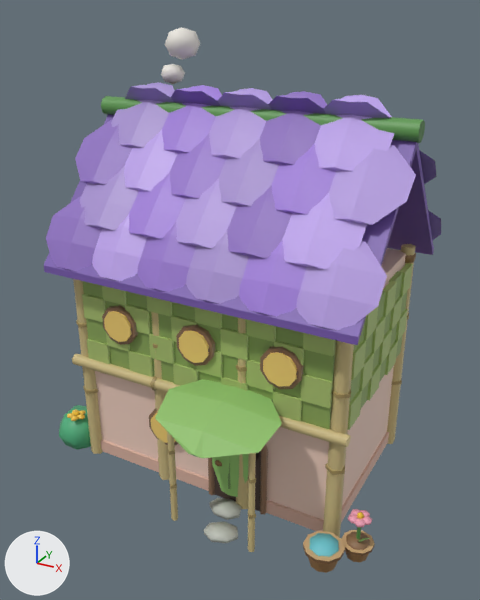
The glTF model godot/art/models/house_timber_b.glb: old version first, new version second.
The view is the same before and after, from a 50 mm camera at (2.56, -4.75, 3.89) aimed at (0.08, -0.24, 1.63). The axes (+X, +Y, +Z) are drawn at lower left. The lights are the same throughout. The older version comes first.

In view in the first picture: 'body', 'body_nl' and 1 more.
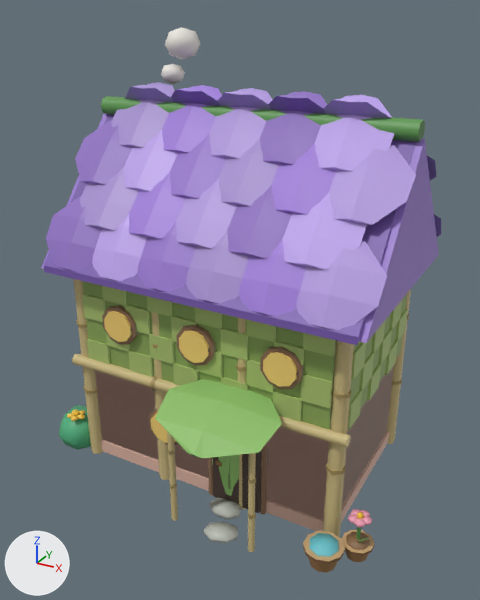
Patch to the scene script:
```diff
--- a/godot/art/models/house_timber_b.glb.py
+++ b/godot/art/models/house_timber_b.glb.py
@@ me_body__far @@
+me_body__far.from_pydata(...)  # 38 vertices, 64 faces; spans x -1.42..1.42, y -0.97..0.97, z 0.0..3.2
+me_body__far.materials.append(mat_defaultmaterial_001)
@@ ob_body__far @@
+ob_body__far = bpy.data.objects.new('body__far', me_body__far)
+ob_body__far.location = (0.0, 0.0, 0.0)
```

Where the change shows, as pixel boxes [x1, y1, x2, y2] in the pictures (480 x 600 px):
'body__far', added (mostly hidden)
    after: [41, 114, 439, 519]
